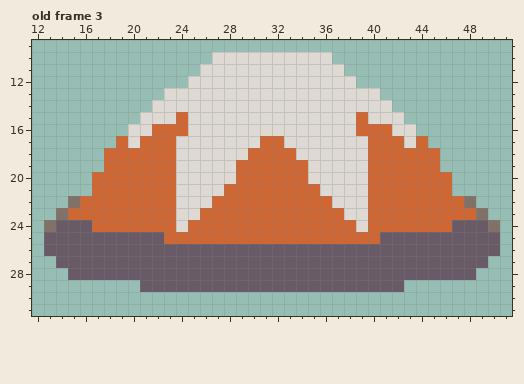
Two versions of one pixel-art file, levels_and_level_objects/trampoline/trampoline.ase. Above: the version before the commit.
64x32 pixels, 3 frames. Shown: old frame 3: x 12..51, y 9..31.
Now the later version:
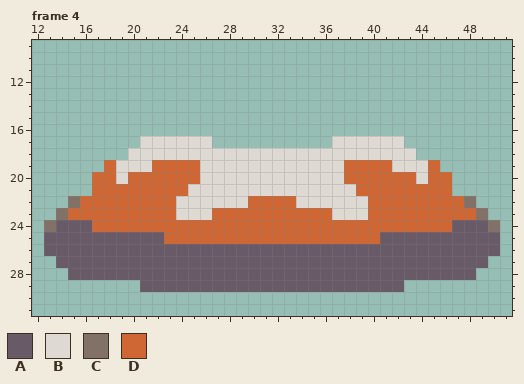
Palette (. is transparent): A #695a67  B #dfd9d3  C #827167  D #cf6735
A new or re-ordered frame is compared with the old frame closest to it.
What changed:
frames 3 -> 4
Frame 4 is new; against old frame 3, layer "Layer 1":
The author changed colour D to colour B in row 17 at x 21 to 23 and 40 to 42; in row 18 at x 20 to 23, 30 to 33 and 40 to 43; in row 19 at x 19 to 21, 29 to 34 and 42 to 44; in row 20 at x 19, 29 to 34 and 44; in row 21 at x 28 to 35; in row 22 at x 27 to 29 and 34 to 36.
The author changed colour D to colour B in row 23 at x 26 and 37.
The author changed colour B to colour D in rows 19 to 20 at x 24 to 25 and 38 to 39; in row 21 at x 24 and 39; in row 24 at x 24 and 39.
The edit erases colour B in row 10 at x 27 to 36; in row 11 at x 26 to 37; in row 12 at x 25 to 38; in row 13 at x 23 to 40; in row 14 at x 22 to 41; in row 15 at x 21 to 23, 25 to 38 and 40 to 42.
The edit erases colour B in row 16 at x 20 to 21, 25 to 38 and 42 to 43; in row 17 at x 20, 27 to 30, 33 to 36 and 43.
The edit erases colour D in row 15 at x 24 and 39; in row 16 at x 22 to 24 and 39 to 41; in row 17 at x 19, 31 to 32 and 44; in row 18 at x 18 to 19 and 44 to 45.
